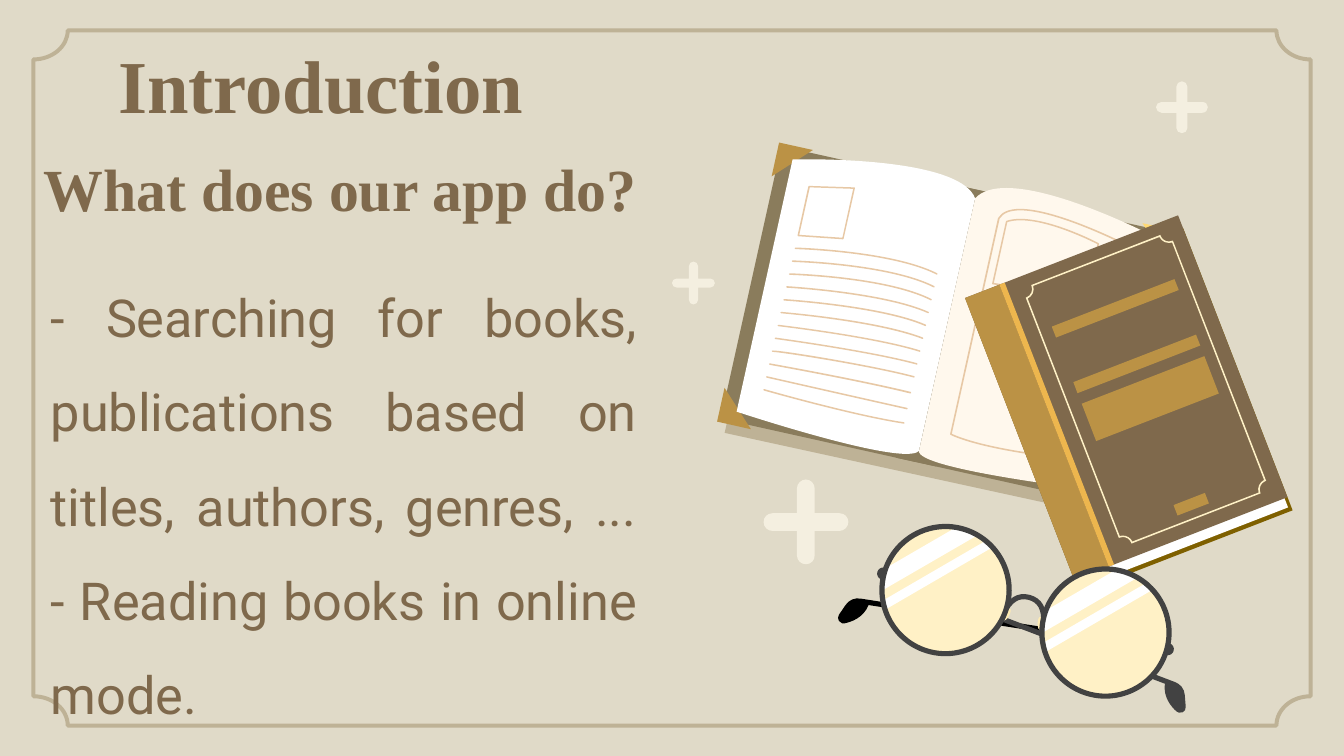
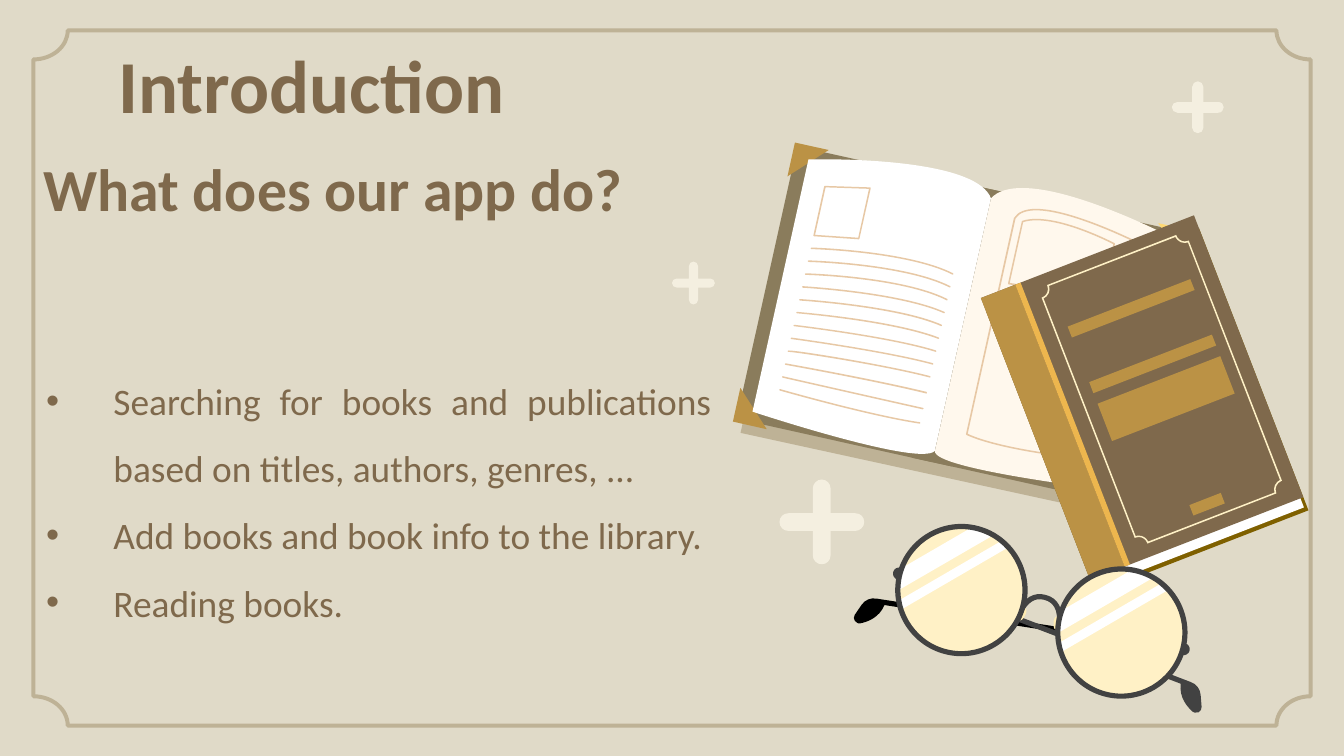
Before and after one commit to nguyenthanhnam2901/Librarymobile, a slide deck: slide 5 of Library.pptx. Drawn at 1344x756 pixels with LibreOffice and Linux fonts; fonts in the diff are those of the drawing; background and template pictures are left out. Boxes give left, top, right and bottom in pixels: in the first picture for what was removed or moved away, otherwise in the second. Text is boxed around its words. In the diff, an @@ line names an element or a change of style, - is before the commit and + after.

```diff
--- a/Library.pptx
+++ b/Library.pptx
@@ title "Introduction" at (118,60,504,114): font Times New Roman to Calibri @@
@@ title "What does our app do?" at (44,169,622,221): font Times New Roman to Calibri @@
@@ subtitle at (113,389,711,624): text changed; size 28 to 20 pt; font Roboto to Calibri @@
-- Searching for books, publications based on titles, authors, genres, ...
-- Reading books in online mode.
+• Searching for books and publications based on titles, authors, genres, ...
+• Add books and book info to the library.
+• Reading books.
@@ 55 freeform shapes: place and size @@
-55 freeform shapes at (718,81,1293,713)
+55 freeform shapes at (732,81,1309,713)
```
Also in this commit, not shown: 14 other slides changed, 6 slides added, 2 slides removed.
